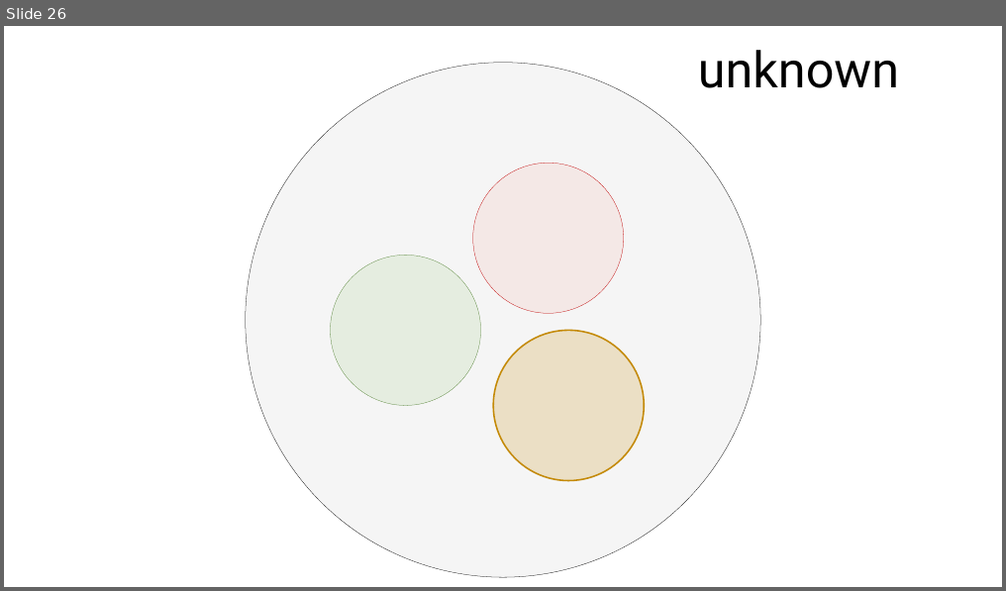
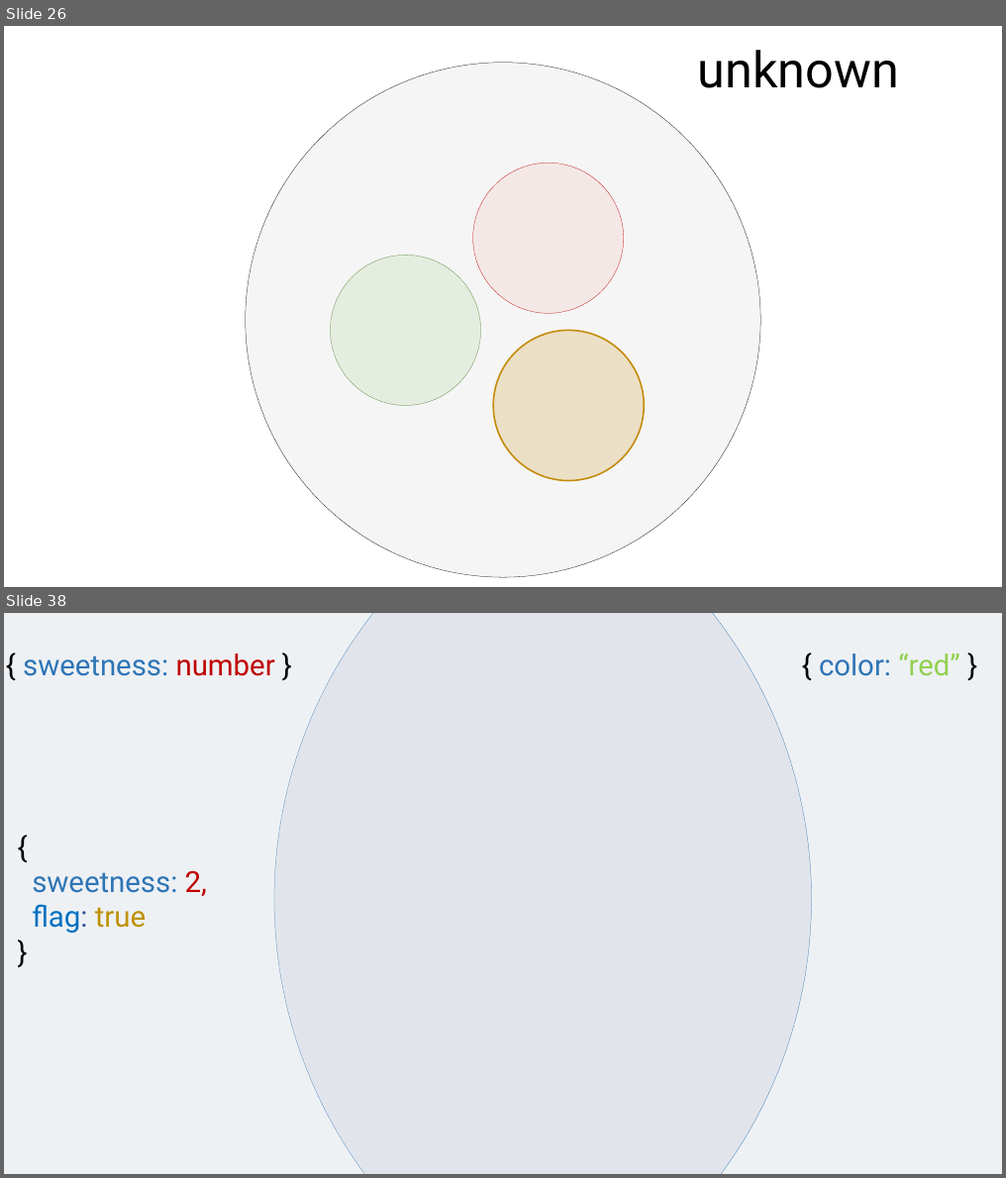
Before and after one commit to rkhaimov/brain-gym, a slide deck: Презентация.pptx. Shown one above the other, each under a label of ours: slide 26 before the commit, slides 26 and 38 after it; the slides between them are not shown. The pictures are 1006x591 and 1006x1178 pixels, drawn with LibreOffice and Linux fonts; fonts in the diff are those of the drawing. Boxes give left, top, right and bottom in pixels: in the first picture for what was removed or moved away, otherwise in the second. Text is boxed around its words. In the diff, an @@ line names an element or a change of style, - is before the commit and + after.

```diff
--- a/Презентация.pptx
+++ b/Презентация.pptx
@@ slide 38 added at box(4, 613, 1002, 1174), background #FFFFFF @@
@@ ellipse added at box(4, 613, 812, 1174), fill #ADB9CA at 20% opacity, outline #2E75B6 0.25 pt @@
@@ ellipse added at box(274, 613, 1002, 1174), fill #ADB9CA at 20% opacity, outline #2E75B6 0.25 pt @@
@@ text added at box(23, 654, 275, 676), 28 pt, text #2E75B6 @@
+{ sweetness: number }
@@ text added at box(819, 654, 960, 676), 28 pt, text #2E75B6 @@
+{ color: “red” }
@@ text added at box(32, 870, 207, 933), 28 pt, text #2E75B6 @@
+{
+sweetness: 2,
+flag: true
+}
```
Also in this commit, not shown: 29 other slides added, 2 other files.
